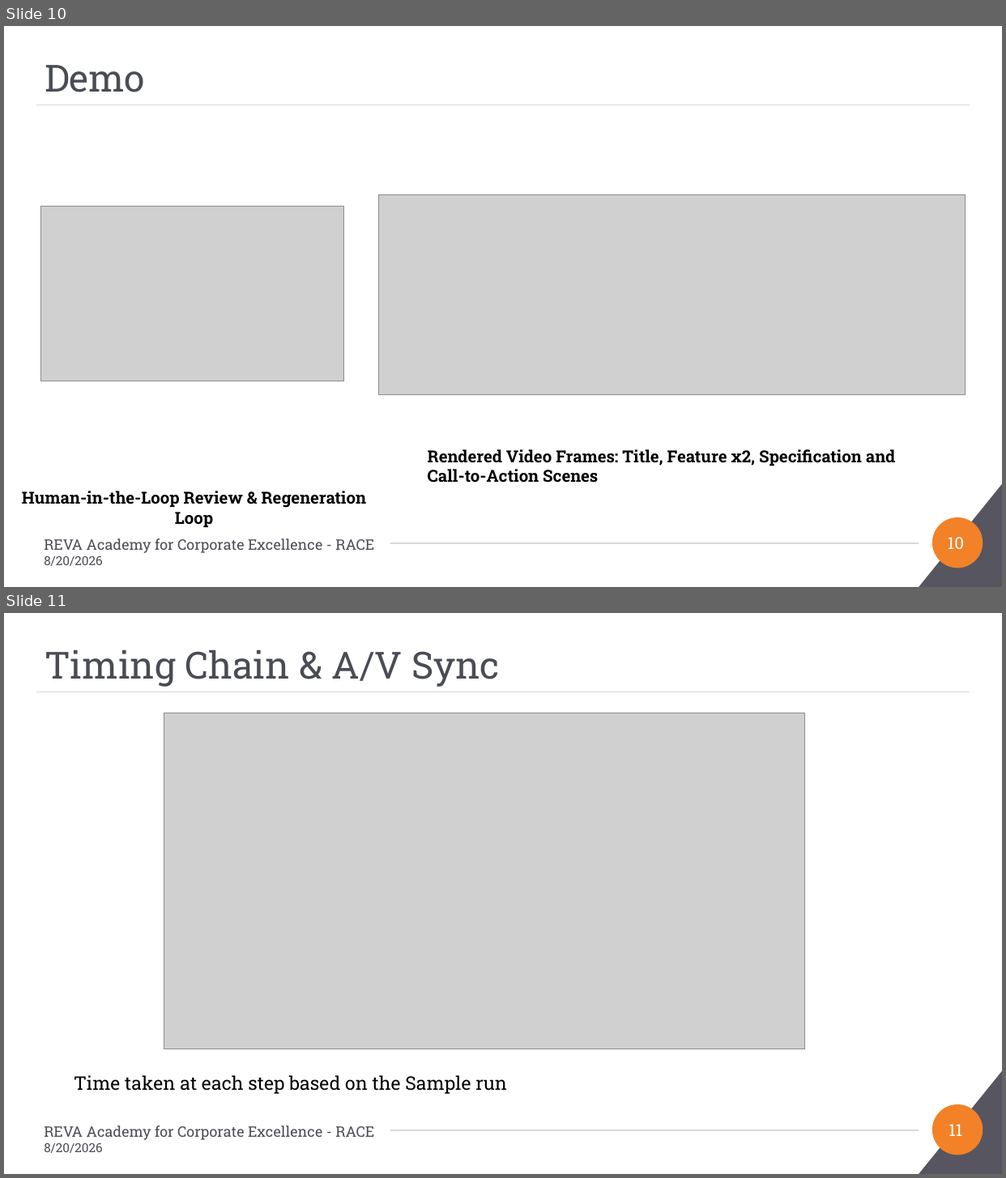
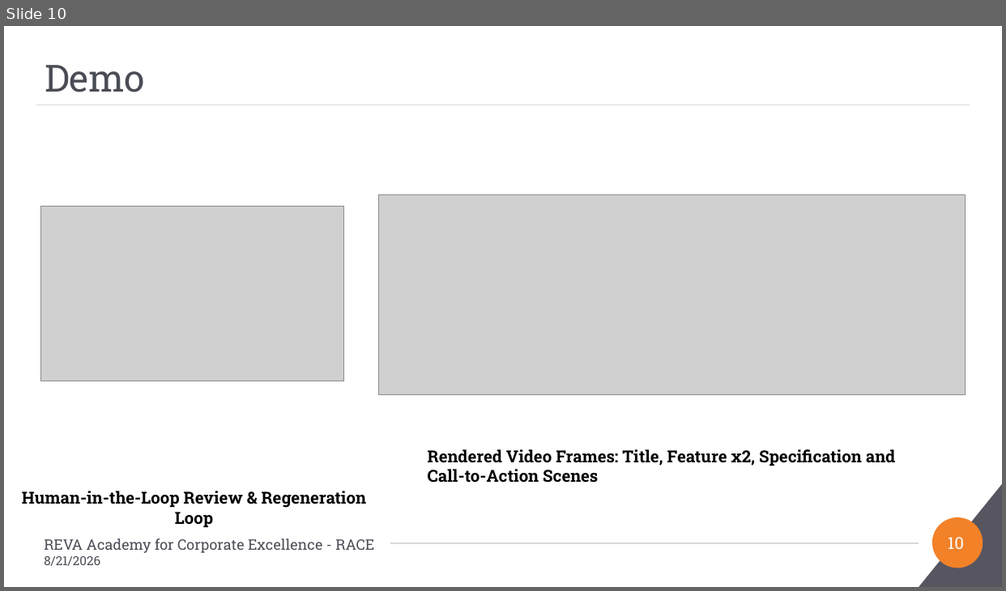
Before and after one commit to Shyamsundarkanaka/AI-Powered-Marketing-Content-Generation, a slide deck: docs/capstone2_ppt/AI06_Shyam_Capstone2_PPT_v2.pptx. Shown one above the other, each under a label of ours: slides 10 and 11 before the commit, slide 10 after it. The pictures are 1006x1178 and 1006x591 pixels, drawn with LibreOffice and Linux fonts; fonts in the diff are those of the drawing; grey boxes stand for pictures; background and template pictures are left out. Boxes give left, top, right and bottom in pixels: in the first picture for what was removed or moved away, otherwise in the second. Text is boxed around its words. In the diff, an @@ line names an element or a change of style, - is before the commit and + after.

```diff
--- a/docs/capstone2_ppt/AI06_Shyam_Capstone2_PPT_v2.pptx
+++ b/docs/capstone2_ppt/AI06_Shyam_Capstone2_PPT_v2.pptx
@@ slide 11 removed at bbox=[4, 613, 1002, 1174], background #FFFFFF; not listed: 4 template elements that a slide beside it also shows @@
@@ title removed at bbox=[44, 650, 499, 687] @@
-Timing Chain & A/V Sync
@@ picture removed at bbox=[164, 713, 805, 1049] @@
@@ text removed at bbox=[74, 1076, 507, 1094] @@
-Time taken at each step based on the Sample run
@@ text removed at bbox=[44, 1126, 374, 1153] @@
-REVA Academy for Corporate Excellence - RACE
-8/20/2026
@@ page number removed at bbox=[948, 1124, 962, 1136] @@
-11
@@ slide 10 changed as well @@
@@ text at bbox=[44, 557, 100, 566]: text changed @@
-8/20/2026
+8/21/2026
```
Also in this commit, not shown: 14 other slides changed, 44 other files.
